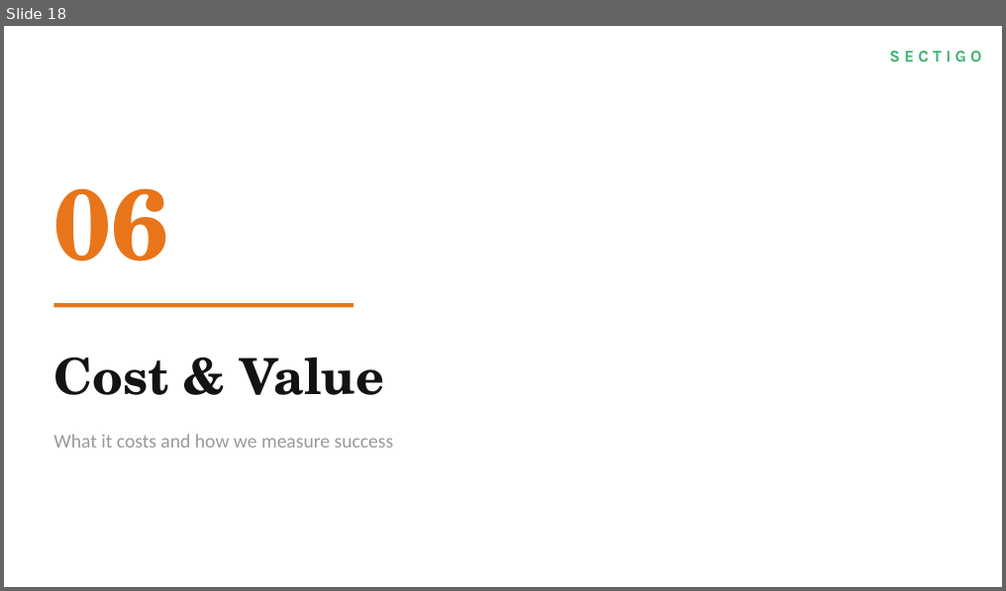
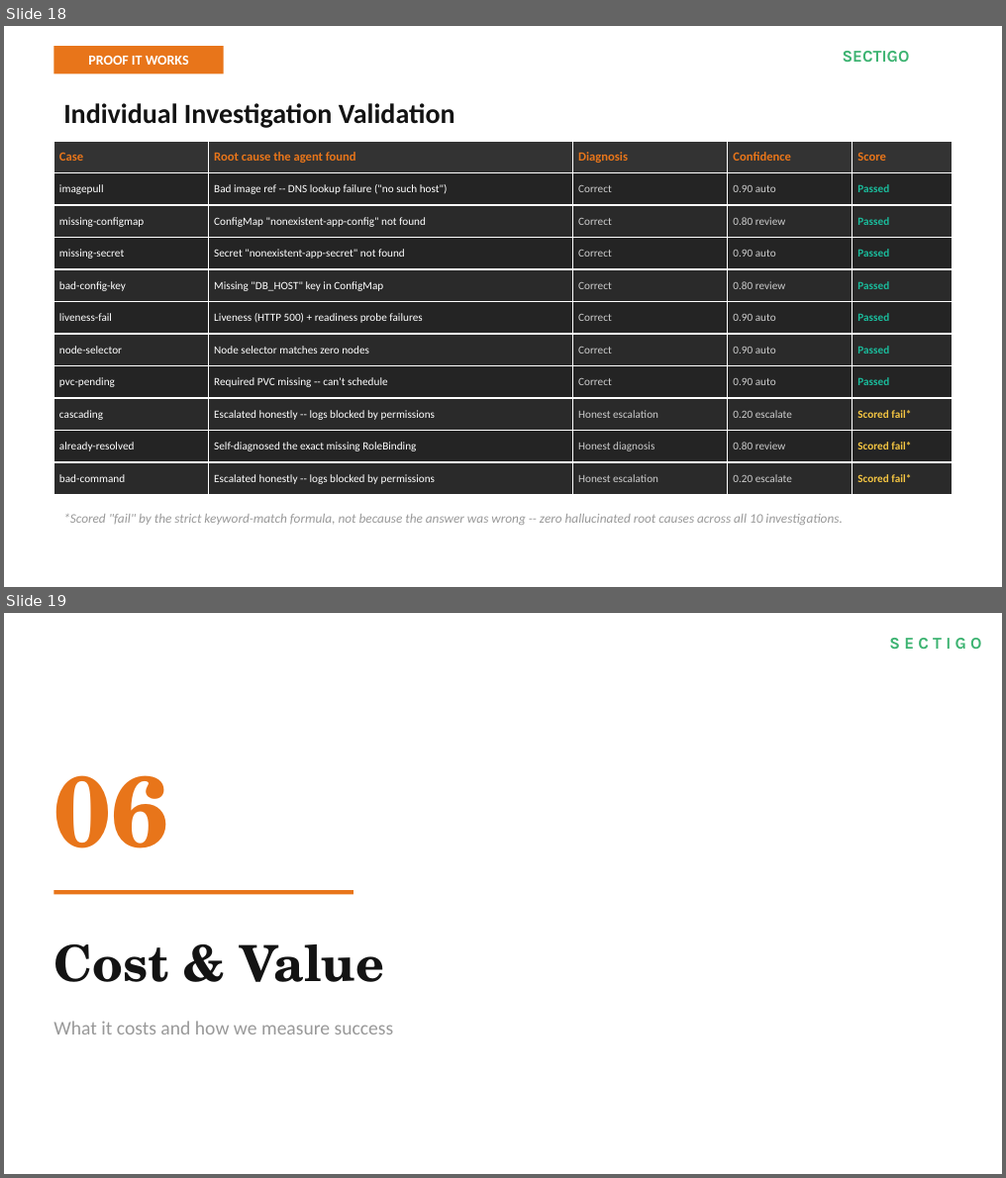
Before and after one commit to AshminPy/sre-agent-gateway, a slide deck: presentation/SRE_Intelligence_Layer_Presentation__GCP_final.pptx. Shown one above the other, each under a label of ours: slide 18 before the commit, slides 18 and 19 after it. The pictures are 1006x591 and 1006x1178 pixels, drawn with LibreOffice and Linux fonts; fonts in the diff are those of the drawing. Boxes give left, top, right and bottom in pixels: in the first picture for what was removed or moved away, otherwise in the second. Text is boxed around its words. In the diff, an @@ line names an element or a change of style, - is before the commit and + after.

```diff
--- a/presentation/SRE_Intelligence_Layer_Presentation__GCP_final.pptx
+++ b/presentation/SRE_Intelligence_Layer_Presentation__GCP_final.pptx
@@ slide 18 added at <box>4,26,1002,587</box>, background #FFFFFF @@
@@ rectangle added at <box>54,46,224,74</box>, fill #E8751A, 10 pt, text #FFFFFF, bold @@
+PROOF IT WORKS
@@ text added at <box>843,51,910,62</box>, 12 pt, text #3CB371, bold @@
+SECTIGO
@@ text added at <box>63,103,455,128</box>, 20 pt, text #131313, bold @@
+Individual Investigation Validation
@@ table added at <box>54,141,952,495</box>, 11 rows, 5 columns @@
+Case | Root cause the agent found | Diagnosis | Confidence | Score
+imagepull | Bad image ref -- DNS lookup failure ("no such host") | Correct | 0.90 auto | Passed
+missing-configmap | ConfigMap "nonexistent-app-config" not found | Correct | 0.80 review | Passed
+missing-secret | Secret "nonexistent-app-secret" not found | Correct | 0.90 auto | Passed
+bad-config-key | Missing "DB_HOST" key in ConfigMap | Correct | 0.80 review | Passed
+liveness-fail | Liveness (HTTP 500) + readiness probe failures | Correct | 0.90 auto | Passed
+node-selector | Node selector matches zero nodes | Correct | 0.90 auto | Passed
+pvc-pending | Required PVC missing -- can't schedule | Correct | 0.90 auto | Passed
+cascading | Escalated honestly -- logs blocked by permissions | Honest escalation | 0.20 escalate | Scored fail*
+already-resolved | Self-diagnosed the exact missing RoleBinding | Honest diagnosis | 0.80 review | Scored fail*
+bad-command | Escalated honestly -- logs blocked by permissions | Honest escalation | 0.20 escalate | Scored fail*
@@ text added at <box>63,514,842,525</box>, 9.5 pt, text #999999, italic @@
+*Scored "fail" by the strict keyword-match formula, not because the answer was wrong -- zero hallucinated root causes across all 10 investigations.
@@ what was slide 18 is now slide 19 @@
```
Also in this commit, not shown: 9 slides changed.
